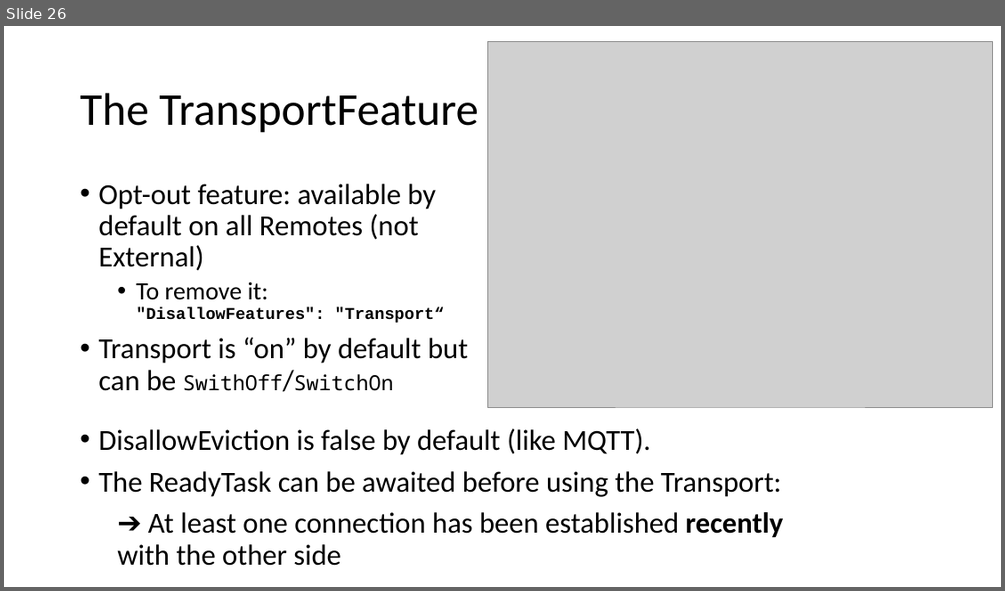
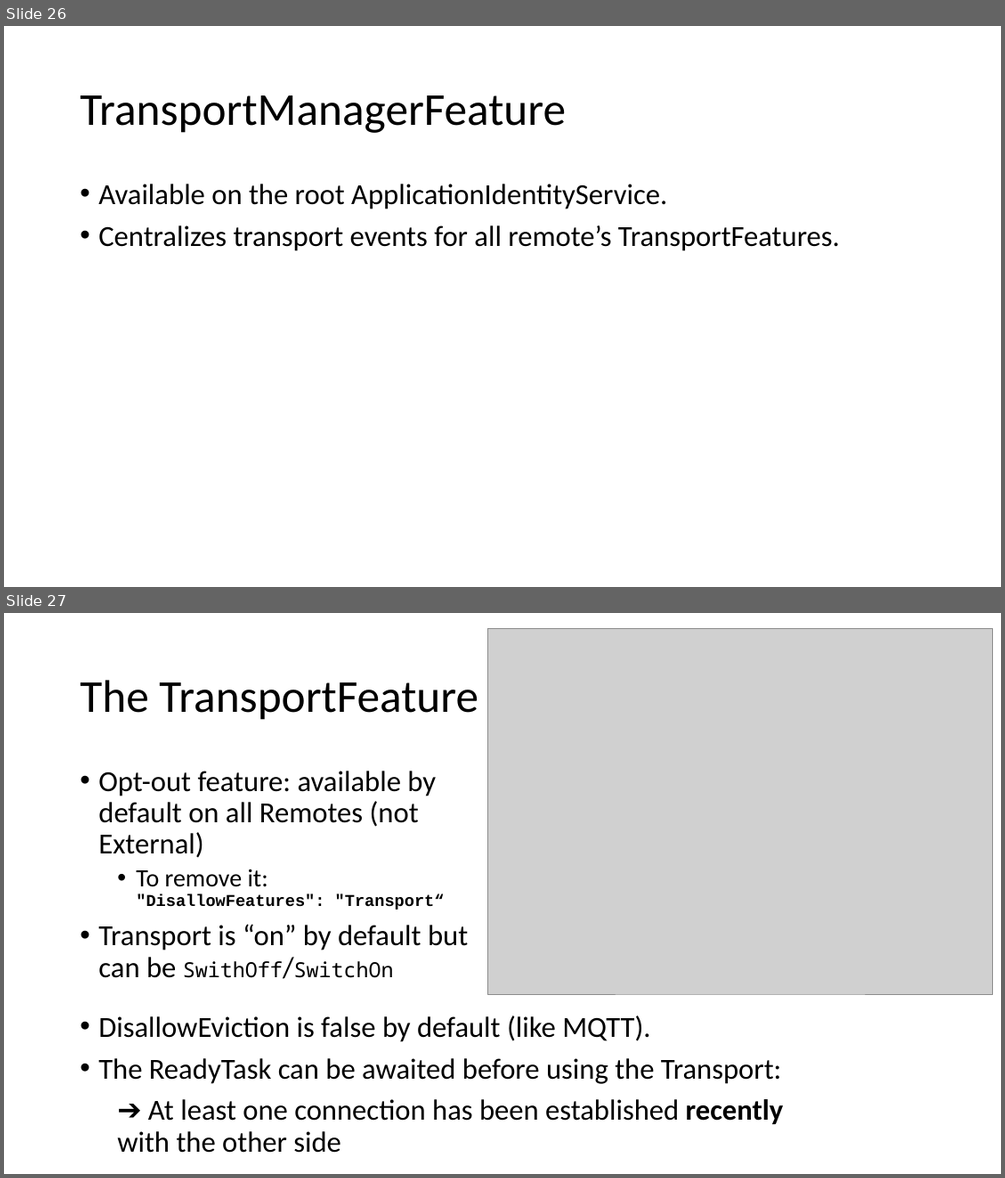
Before and after one commit to signature-opensource/CK-AppIdentity-Transport, a slide deck: Doc/CK-AppIdentity.pptx. Shown one above the other, each under a label of ours: slide 26 before the commit, slides 26 and 27 after it. The pictures are 1005x591 and 1005x1178 pixels, drawn with LibreOffice and Linux fonts; fonts in the diff are those of the drawing; grey boxes stand for pictures. Boxes give left, top, right and bottom in pixels: in the first picture for what was removed or moved away, otherwise in the second. Text is boxed around its words. In the diff, an @@ line names an element or a change of style, - is before the commit and + after.

```diff
--- a/Doc/CK-AppIdentity.pptx
+++ b/Doc/CK-AppIdentity.pptx
@@ slide 26 added at bbox=[4, 26, 1001, 587], background #FFFFFF @@
@@ title added at bbox=[80, 95, 566, 133], 44 pt, text #000000 @@
+TransportManagerFeature
@@ text added at bbox=[98, 184, 840, 251], 28 pt, text #000000 @@
+• Available on the root ApplicationIdentityService.
+• Centralizes transport events for all remote’s TransportFeatures.
@@ what was slide 26 is now slide 27 @@
```
Also in this commit, not shown: 1 other slide added, 9 other files.
